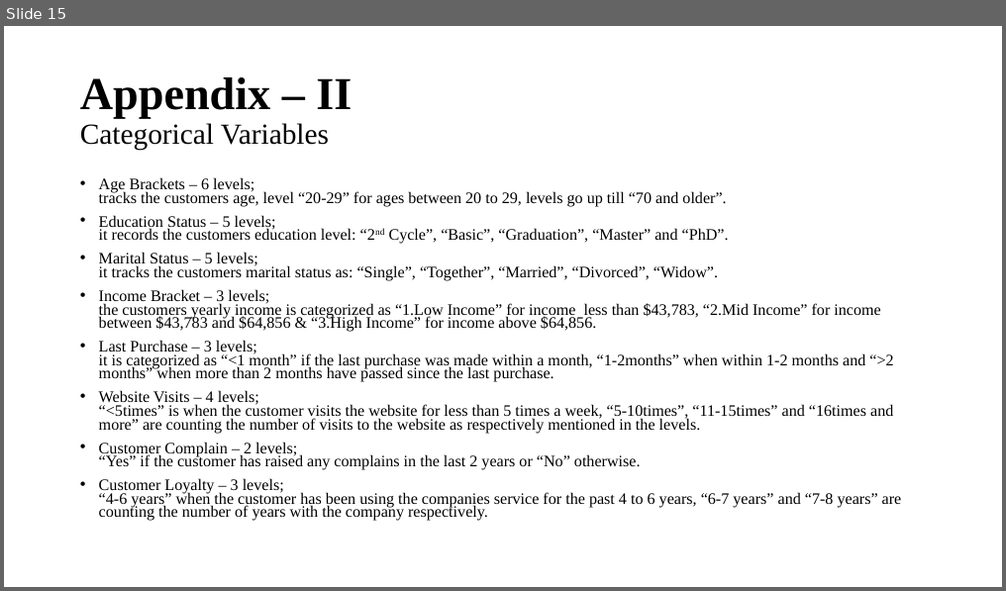
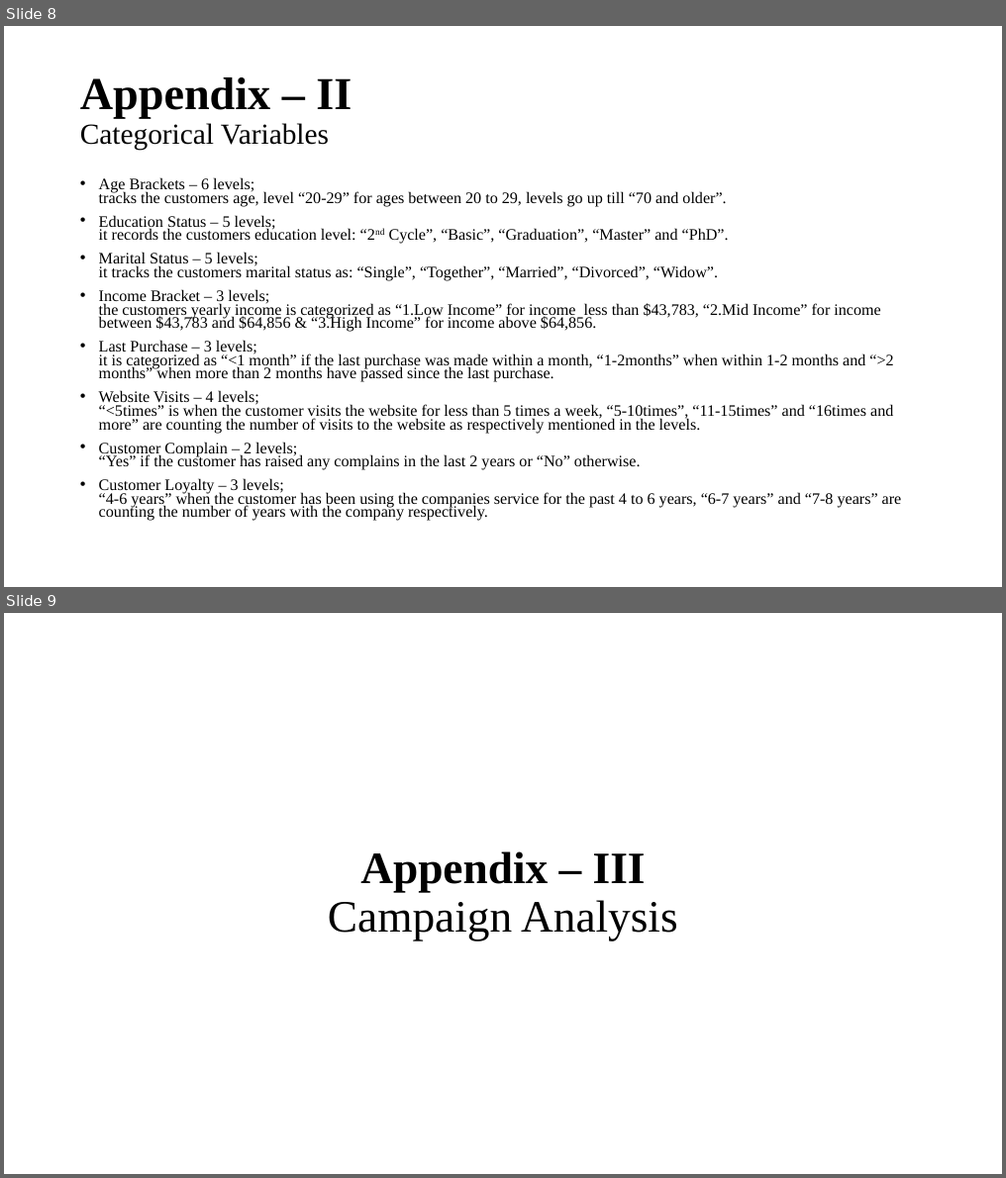
Before and after one commit to anil023/Excel_Store-Marketing-Campaign-Dashboard, a slide deck: Store Marketing Campaign Analysis.pptx. Shown one above the other, each under a label of ours: slide 15 before the commit, slides 8 and 9 after it. The pictures are 1006x591 and 1006x1178 pixels, drawn with LibreOffice and Linux fonts; fonts in the diff are those of the drawing. Boxes give left, top, right and bottom in pixels: in the first picture for what was removed or moved away, otherwise in the second. Text is boxed around its words. In the diff, an @@ line names an element or a change of style, - is before the commit and + after.

Commit message:
Updated Analysis
updated slides for analysis

```diff
--- a/Store Marketing Campaign Analysis.pptx
+++ b/Store Marketing Campaign Analysis.pptx
@@ slide 9 added at (4, 613, 1002, 1174), background #FFFFFF @@
@@ title added at (328, 852, 678, 941), 43.2 pt, text #000000 @@
+Appendix – III
+Campaign Analysis
@@ what was slide 15 is now slide 8 @@
```
Also in this commit, not shown: 1 slide changed, 2 other slides added, 2 slides removed, 1 other file.
